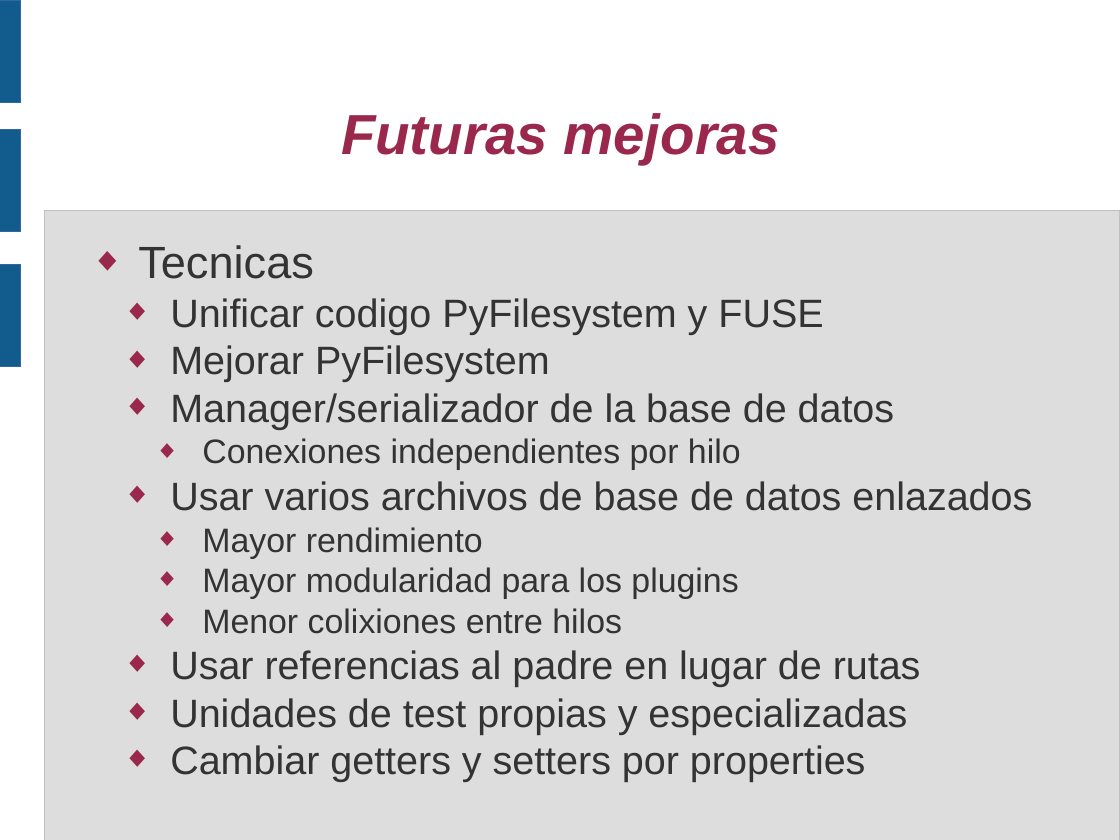
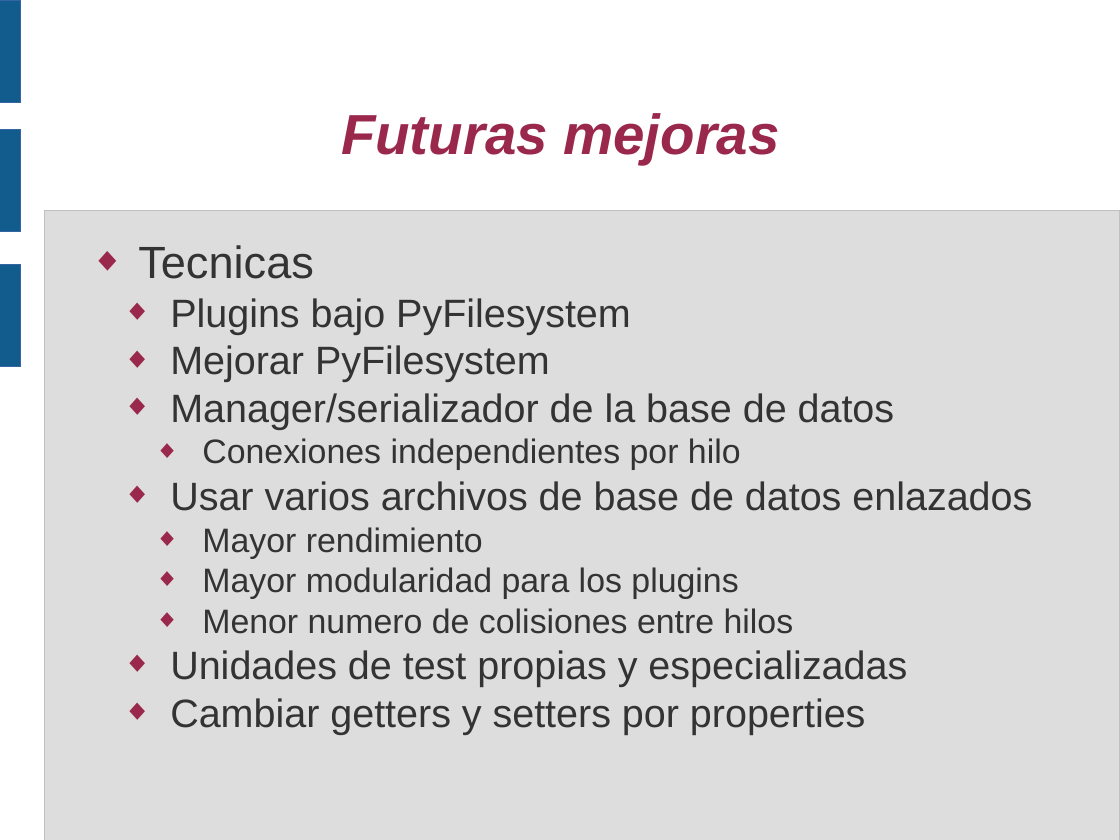
Before and after one commit to piranna/PirannaFS, a slide deck: slide 14 of doc/Presentacion V CUSL/PirannaFS.odp. Drawn at 1120x840 pixels with LibreOffice and Linux fonts; fonts in the diff are those of the drawing. Boxes give left, top, right and bottom in pixels: in the first picture for what was removed or moved away, otherwise in the second. Text is boxed around its words. In the diff, an @@ line names an element or a change of style, - is before the commit and + after.

```diff
--- a/doc/Presentacion V CUSL/PirannaFS.odp
+++ b/doc/Presentacion V CUSL/PirannaFS.odp
@@ text at box(170, 298, 631, 334): text changed @@
-  ◆ Unificar codigo PyFilesystem y FUSE
+  ◆ Plugins bajo PyFilesystem
@@ text at box(202, 608, 794, 634): text changed; size 28 to 24 pt @@
-    ◆ Menor colixiones entre hilos
-  ◆ Usar referencias al padre en lugar de rutas
+    ◆ Menor numero de colisiones entre hilos
```
Also in this commit, not shown: 13 other slides changed, 5 other files.
